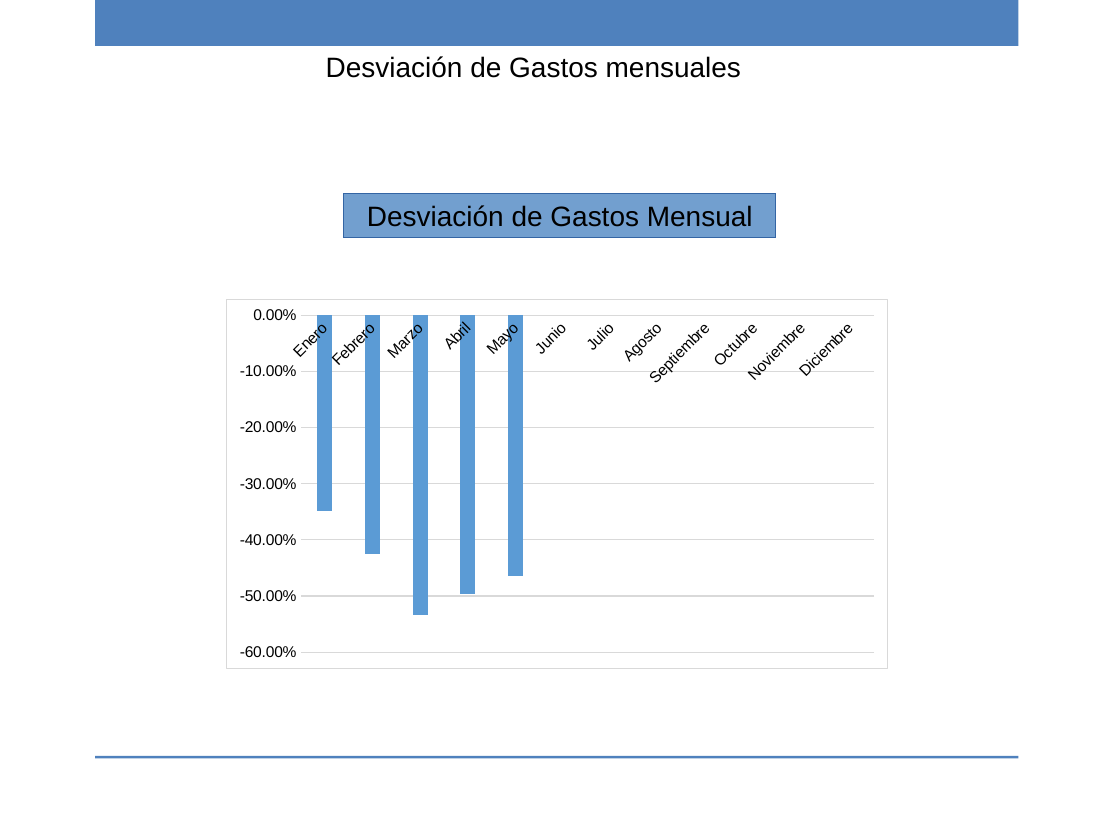
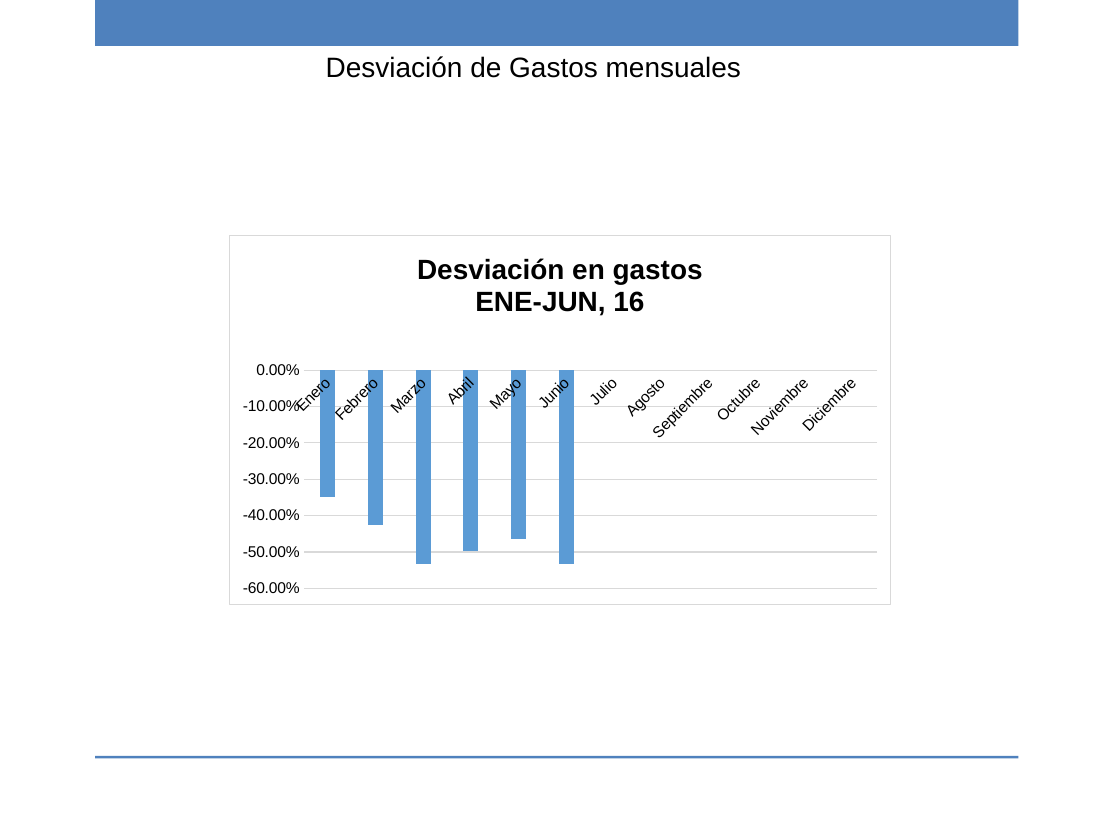
Before and after one commit to ricardo-novelasos/SOSQTP, a slide deck: slide 5 of Proyectos/2016/Métricas y monitoreo/Reporte_monitoreo_2016.pptx. Drawn at 1120x840 pixels with LibreOffice and Linux fonts; fonts in the diff are those of the drawing; background and template pictures are left out. Boxes give left, top, right and bottom in pixels: in the first picture for what was removed or moved away, otherwise in the second. Text is boxed around its words. In the diff, an @@ line names an element or a change of style, - is before the commit and + after.

Commit message:
Reporte de monitores mes de junio

```diff
--- a/Proyectos/2016/Métricas y monitoreo/Reporte_monitoreo_2016.pptx
+++ b/Proyectos/2016/Métricas y monitoreo/Reporte_monitoreo_2016.pptx
@@ rectangle removed at <box>344,193,776,237</box> @@
-Desviación de Gastos Mensual
@@ column chart at <box>230,235,892,606</box> @@
@@ title "Desviación en gastos ENE-JUN, 16 " added @@
@@ Series 1, Junio: 0 to -0.53 @@
@@ column chart: place and size @@
-column chart at <box>226,299,888,670</box>
+column chart at <box>230,235,892,606</box>
```
Also in this commit, not shown: 18 other slides changed, 2 slides added, 2 slides removed, 2 other files.
